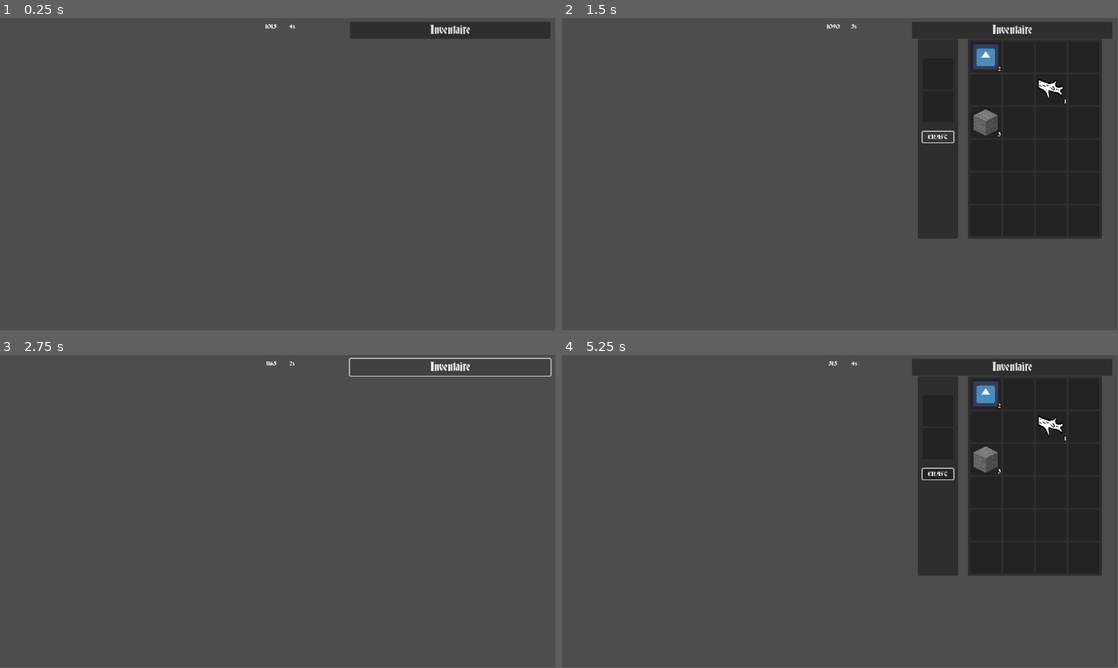
Above: before the commit, frames 1-4 (two rows, left to right).
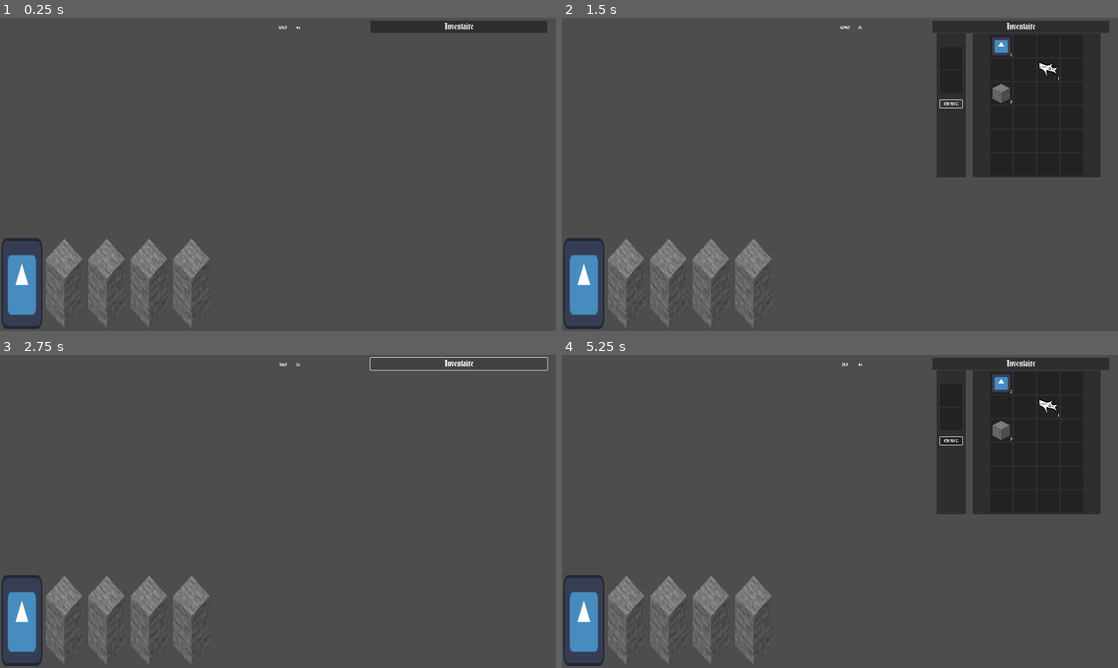
Above: after the commit, the same moments.

Repository: electron35/GMTK_Jam_Dunjunk_shop
Game: Godot game, scene res://GMTK_Jam/MainScene.tscn
The game is run twice, just before and just after one commit, with the same random seed, the same clock (stepped at 60 frames per second) and the same inputs. The engine's default icon, where the game draws it, is replaced by a stand-in: a white triangle on a blue panel in a dark square.
Inputs (mouse positions are in pixels of both pictures, inside the frame that each line leads up to):
- Up to frame 1 (0.25 s): no input
- Up to frame 2 (1.5 s): click "Inventaire" at 0.5 s; click "CRAFT" at 1.25 s
- Up to frame 3 (2.75 s): click "Inventaire" at 2 s
- Up to frame 4 (5.25 s): click "Inventaire" at 2.75 s; click "CRAFT" at 3.5 s; click "CRAFT" at 4.25 s; tap Enter at 5 s; move the mouse to (940, 411) at 5.02 s; click (940, 411) at 5.17 s
In our replay, the window is 799x449 before the commit and 800x450 after it. These sizes can differ from the game's own. Grey fills any space a smaller window leaves; there, only what the larger window draws over its background counts as a difference.

The runs differ from the first frame. In frame 1, 5.1% of the frame differs, in the area x 0-99%, y 0-100%; in frame 2, 15%; in frame 3, 4.7%; in frame 4, 15%.

Commit message:
Craft and Queue System

Diff:
--- a/GMTK_Jam/MainScene.tscn
+++ b/GMTK_Jam/MainScene.tscn
@@ -1,23 +1,24 @@
-[gd_scene load_steps=5 format=3 uid="uid://cymdplt8wijn3"]
+[gd_scene load_steps=6 format=3 uid="uid://cymdplt8wijn3"]
 
 [ext_resource type="Script" path="res://GMTK_Jam/MainScene.gd" id="1_csqij"]
 [ext_resource type="PackedScene" uid="uid://bopog6a2boi5e" path="res://GMTK_Jam/UIElement/MoneyUI.tscn" id="1_n71ok"]
 [ext_resource type="Theme" uid="uid://b23gfgab88oos" path="res://GMTK_Jam/Resources/theme.tres" id="2_a3b6q"]
 [ext_resource type="PackedScene" uid="uid://bd5rxguf277o2" path="res://GMTK_Jam/UIElement/CraftInventory.tscn" id="3_c8hd4"]
+[ext_resource type="PackedScene" uid="uid://c47gv16krga2d" path="res://GMTK_Jam/UIElement/stall_ui.tscn" id="5_1j3gn"]
 
 [node name="Scene" type="Node2D"]
 script = ExtResource("1_csqij")
 
 [node name="MoneyUI" parent="." instance=ExtResource("1_n71ok")]
-offset_left = 534.0
-offset_top = 1.0
-offset_right = 662.0
-offset_bottom = 34.0
+offset_left = 786.0
+offset_top = 11.0
+offset_right = 914.0
+offset_bottom = 44.0
 
 [node name="CraftingMenu" type="Button" parent="."]
-offset_left = 726.0
+offset_left = 1066.0
 offset_top = 8.0
-offset_right = 1142.0
+offset_right = 1575.0
 offset_bottom = 43.0
 theme = ExtResource("2_a3b6q")
 theme_override_font_sizes/font_size = 24
@@ -28,7 +29,17 @@
 layout_mode = 1
 offset_left = 12.0
 offset_top = 36.0
-offset_right = 192.592
-offset_bottom = 317.0
+offset_right = 232.883
+offset_bottom = 388.0
+
+[node name="StallUI" parent="." instance=ExtResource("5_1j3gn")]
+anchors_preset = 0
+anchor_top = 0.0
+anchor_bottom = 0.0
+offset_left = 4.0
+offset_top = 633.0
+offset_right = 597.0
+offset_bottom = 894.0
+grow_vertical = 1
 
 [connection signal="pressed" from="CraftingMenu" to="." method="_on_crafting_menu_pressed"]
--- a/GMTK_Jam/ScriptableObjects/Instances/Adventurers/Fighter.tres
+++ b/GMTK_Jam/ScriptableObjects/Instances/Adventurers/Fighter.tres
@@ -6,4 +6,3 @@
 script = ExtResource("1_35fwp")
 className = "Fighter"
 speed = 10
-puissance = 0
--- a/GMTK_Jam/ScriptableObjects/Instances/Items/Bow.tres
+++ b/GMTK_Jam/ScriptableObjects/Instances/Items/Bow.tres
@@ -1,6 +1,10 @@
-[gd_resource type="Resource" script_class="ItemData" load_steps=2 format=3 uid="uid://b2t6a48khcqhd"]
+[gd_resource type="Resource" script_class="ItemData" load_steps=3 format=3 uid="uid://b2t6a48khcqhd"]
 
-[ext_resource type="Script" path="res://GMTK_Jam/script/ItemResource.gd" id="1_fguvd"]
+[ext_resource type="Script" path="res://GMTK_Jam/script/data/item_data.gd" id="1_fguvd"]
+[ext_resource type="Texture2D" uid="uid://d2xtrvt7ft6st" path="res://GMTK_Jam/Resources/Stick_clip_art.svg" id="2_u6d5o"]
 
 [resource]
 script = ExtResource("1_fguvd")
+item_name = "Bow"
+quality = 1
+texture = ExtResource("2_u6d5o")
--- a/GMTK_Jam/ScriptableObjects/Instances/Items/Sword.tres
+++ b/GMTK_Jam/ScriptableObjects/Instances/Items/Sword.tres
@@ -1,6 +1,10 @@
-[gd_resource type="Resource" script_class="ItemData" load_steps=2 format=3 uid="uid://daa6yeyoxs2sm"]
+[gd_resource type="Resource" script_class="ItemData" load_steps=3 format=3 uid="uid://daa6yeyoxs2sm"]
 
-[ext_resource type="Script" path="res://GMTK_Jam/script/ItemResource.gd" id="1_ga86h"]
+[ext_resource type="Script" path="res://GMTK_Jam/script/data/item_data.gd" id="1_ga86h"]
+[ext_resource type="Texture2D" uid="uid://c8jnwm76caydf" path="res://icon.svg" id="2_2rq4x"]
 
 [resource]
 script = ExtResource("1_ga86h")
+item_name = "Sword"
+quality = 2
+texture = ExtResource("2_2rq4x")
--- a/GMTK_Jam/ScriptableObjects/Instances/Items/Wand.tres
+++ b/GMTK_Jam/ScriptableObjects/Instances/Items/Wand.tres
@@ -1,6 +1,10 @@
-[gd_resource type="Resource" script_class="ItemData" load_steps=2 format=3 uid="uid://dgk3kuobijlnf"]
+[gd_resource type="Resource" script_class="ItemData" load_steps=3 format=3 uid="uid://dgk3kuobijlnf"]
 
-[ext_resource type="Script" path="res://GMTK_Jam/script/ItemResource.gd" id="1_ppj5e"]
+[ext_resource type="Script" path="res://GMTK_Jam/script/data/item_data.gd" id="1_ppj5e"]
+[ext_resource type="Texture2D" uid="uid://by72hqpgishg6" path="res://GMTK_Jam/Resources/Stone.png" id="2_dota1"]
 
 [resource]
 script = ExtResource("1_ppj5e")
+item_name = "Wand"
+quality = 0
+texture = ExtResource("2_dota1")
--- /dev/null
+++ b/GMTK_Jam/ScriptableObjects/Instances/Stall.tres
@@ -0,0 +1,40 @@
+[gd_resource type="Resource" script_class="StallData" load_steps=10 format=3 uid="uid://160o4qgt1yri"]
+
+[ext_resource type="Script" path="res://GMTK_Jam/script/data/item_data.gd" id="1_ajgi6"]
+[ext_resource type="Script" path="res://GMTK_Jam/script/data/stall_data.gd" id="1_lolwr"]
+[ext_resource type="Texture2D" uid="uid://c8jnwm76caydf" path="res://icon.svg" id="2_sequt"]
+[ext_resource type="Texture2D" uid="uid://by72hqpgishg6" path="res://GMTK_Jam/Resources/Stone.png" id="3_go4pf"]
+
+[sub_resource type="Resource" id="Resource_254xs"]
+script = ExtResource("1_ajgi6")
+item_name = "Sword"
+quality = 5
+texture = ExtResource("2_sequt")
+
+[sub_resource type="Resource" id="Resource_tlj51"]
+script = ExtResource("1_ajgi6")
+item_name = "Wand"
+quality = 3
+texture = ExtResource("3_go4pf")
+
+[sub_resource type="Resource" id="Resource_jf0rv"]
+script = ExtResource("1_ajgi6")
+item_name = "Wand"
+quality = 3
+texture = ExtResource("3_go4pf")
+
+[sub_resource type="Resource" id="Resource_4j8vv"]
+script = ExtResource("1_ajgi6")
+item_name = "Wand"
+quality = 3
+texture = ExtResource("3_go4pf")
+
+[sub_resource type="Resource" id="Resource_o3qho"]
+script = ExtResource("1_ajgi6")
+item_name = "Wand"
+quality = 3
+texture = ExtResource("3_go4pf")
+
+[resource]
+script = ExtResource("1_lolwr")
+item_datas = Array[ExtResource("1_ajgi6")]([SubResource("Resource_254xs"), SubResource("Resource_tlj51"), SubResource("Resource_jf0rv"), SubResource("Resource_4j8vv"), SubResource("Resource_o3qho")])
--- a/GMTK_Jam/UIElement/CraftUI.gd
+++ b/GMTK_Jam/UIElement/CraftUI.gd
@@ -4,7 +4,14 @@
 var crafting_inventory = preload("res://GMTK_Jam/ScriptableObjects/Instances/MatInventory/CraftingGrid.tres")
 
 const Slot = preload("res://GMTK_Jam/UIElement/SlotUI.tscn")
+const Stall = preload("res://GMTK_Jam/ScriptableObjects/Instances/Stall.tres")
 
+#For now, it's the better way i found for getting the texture i need on crafted item
+const sword_const = preload("res://GMTK_Jam/ScriptableObjects/Instances/Items/Sword.tres")
+const wand_const  = preload("res://GMTK_Jam/ScriptableObjects/Instances/Items/Wand.tres")
+const bow_const   = preload("res://GMTK_Jam/ScriptableObjects/Instances/Items/Bow.tres")
+
+const sword_text = "res://icon.svg"
 
 func set_inventory_data(inventory_data: InventoryData):
 	inventory_data.inventory_updated.connect(on_inventory_update)
@@ -26,11 +33,9 @@
 func _on_button_pressed():
 	var slot1
 	var slot2
-	var crafting_array: Array[String]
+	var crafting_array: Array[String] = []
 	var quality = 0
 	var craft_type = ""
-
-	var craft_is_valide: bool = false
 
 	if crafting_grid.get_child(0):
 		slot1 = crafting_grid.get_child(0)
@@ -50,10 +55,23 @@
 			craft_type = "Wand"
 
 		if craft_type != "":
-			quality = slot1.quality + slot2.quality
+			var item_to_send: ItemData = ItemData.new()
 
-			print("%s of quality %x" % [craft_type,quality])
+			#I hope i can clean that too later
+			match (craft_type):
+				"Sword":
+					item_to_send.texture = sword_const.texture
+				"Bow":
+					item_to_send.texture = bow_const.texture
+				"Wand":
+					item_to_send.texture = wand_const.texture
+
+			item_to_send.item_name = craft_type
+			item_to_send.quality = slot1.quality + slot2.quality
+
+			print("%s of quality %x" % [item_to_send.item_name,item_to_send.quality])
 			crafting_array.clear()
 			for child in crafting_grid.get_children():
 				child.queue_free()
 			crafting_inventory.empty()
+			Stall.add(item_to_send)
--- a/GMTK_Jam/UIElement/InventoryUI.tscn
+++ b/GMTK_Jam/UIElement/InventoryUI.tscn
@@ -16,9 +16,9 @@
 
 [node name="MarginContainer" type="MarginContainer" parent="."]
 layout_mode = 2
-theme_override_constants/margin_left = 5
+theme_override_constants/margin_left = 50
 theme_override_constants/margin_top = 5
-theme_override_constants/margin_right = 5
+theme_override_constants/margin_right = 50
 theme_override_constants/margin_bottom = 5
 
 [node name="ItemGrid" type="GridContainer" parent="MarginContainer"]
--- /dev/null
+++ b/GMTK_Jam/UIElement/ItemSlotUI.tscn
@@ -0,0 +1,29 @@
+[gd_scene load_steps=4 format=3 uid="uid://bylnkaiey0hdw"]
+
+[ext_resource type="Script" path="res://GMTK_Jam/script/ItemSlotUI.gd" id="1_5vk8e"]
+[ext_resource type="Texture2D" uid="uid://c8jnwm76caydf" path="res://icon.svg" id="1_6nfc1"]
+
+[sub_resource type="StyleBoxFlat" id="StyleBoxFlat_0vfkx"]
+bg_color = Color(0.6, 0.6, 0.6, 0)
+
+[node name="ItemSlotUI" type="PanelContainer"]
+custom_minimum_size = Vector2(118, 0)
+anchors_preset = 15
+anchor_right = 1.0
+anchor_bottom = 1.0
+offset_right = -1033.0
+offset_bottom = -276.0
+grow_horizontal = 2
+grow_vertical = 2
+size_flags_horizontal = 3
+size_flags_vertical = 3
+theme_override_styles/panel = SubResource("StyleBoxFlat_0vfkx")
+script = ExtResource("1_5vk8e")
+
+[node name="MarginContainer" type="MarginContainer" parent="."]
+layout_mode = 2
+
+[node name="TextureRect" type="TextureRect" parent="MarginContainer"]
+layout_mode = 2
+texture = ExtResource("1_6nfc1")
+expand_mode = 1
--- /dev/null
+++ b/GMTK_Jam/UIElement/stall_ui.tscn
@@ -0,0 +1,19 @@
+[gd_scene load_steps=2 format=3 uid="uid://c47gv16krga2d"]
+
+[ext_resource type="Script" path="res://GMTK_Jam/script/stall_ui.gd" id="1_ssp50"]
+
+[node name="StallUI" type="MarginContainer"]
+anchors_preset = 2
+anchor_top = 1.0
+anchor_bottom = 1.0
+offset_left = -3.0
+offset_top = -378.0
+offset_right = 908.0
+grow_vertical = 0
+size_flags_horizontal = 3
+size_flags_vertical = 3
+script = ExtResource("1_ssp50")
+
+[node name="StallBox" type="HBoxContainer" parent="."]
+layout_mode = 2
+size_flags_horizontal = 0
--- a/GMTK_Jam/script/CraftInventory.gd
+++ b/GMTK_Jam/script/CraftInventory.gd
@@ -15,7 +15,7 @@
 	Inventory.inventory_interact.connect(on_inventory_interact)
 	CraftingSlot.inventory_interact.connect(on_inventory_interact)
 
-func _process(delta):
+func _process(_delta):
 	if grabbed_slot.visible:
 		grabbed_slot.global_position = get_global_mouse_position() + Vector2(5,5)
 
--- a/GMTK_Jam/script/ItemResource.gd
+++ /dev/null
@@ -1,2 +0,0 @@
-class_name ItemData
-extends Resource
--- /dev/null
+++ b/GMTK_Jam/script/ItemSlotUI.gd
@@ -0,0 +1,13 @@
+extends PanelContainer
+
+@export var item_name = ""
+@export var quality: int = 0
+@onready var texture_rect = $MarginContainer/TextureRect
+
+var item_reference: ItemData
+
+func set_slot_data(item : ItemData):
+	item_reference = item
+	item_name=item.item_name
+	texture_rect.texture = item.texture
+	quality = item.quality
--- a/GMTK_Jam/script/MoneyUI.gd
+++ b/GMTK_Jam/script/MoneyUI.gd
@@ -5,7 +5,7 @@
 func _ready():
 	$SplitBox/Timer/Time.wait_time = wait_time
 
-func _process(delta):
+func _process(_delta):
 	Main.money += 1
 	$SplitBox/Timer.text = str(int($SplitBox/Timer/Time.time_left)) + "s"
 	$SplitBox/Money.text = str(Main.money)
--- a/GMTK_Jam/script/data/inventory_data.gd
+++ b/GMTK_Jam/script/data/inventory_data.gd
@@ -28,7 +28,6 @@
 		return null
 
 func empty():
-	slot_datas
 	for index in range(0,slot_datas.size()):
 		slot_datas[index] = null
 		inventory_updated.emit(self)
--- /dev/null
+++ b/GMTK_Jam/script/data/item_data.gd
@@ -0,0 +1,6 @@
+class_name ItemData
+extends Resource
+
+@export var item_name: String = ""
+@export var quality: int = 0
+@export var texture: Texture = null
--- /dev/null
+++ b/GMTK_Jam/script/data/stall_data.gd
@@ -0,0 +1,14 @@
+class_name StallData
+extends Resource
+
+
+
+const MAX_SIZE:int = 5
+signal update_stall(stallData : StallData)
+@export var item_datas: Array[ItemData]
+
+func add(item):
+	if (item_datas.size()>=MAX_SIZE):
+		item_datas.pop_front()
+	item_datas.append(item)
+	update_stall.emit(self)
--- /dev/null
+++ b/GMTK_Jam/script/stall_ui.gd
@@ -0,0 +1,23 @@
+extends MarginContainer
+
+var Stall = preload("res://GMTK_Jam/ScriptableObjects/Instances/Stall.tres")
+
+const Slot = preload("res://GMTK_Jam/UIElement/ItemSlotUI.tscn")
+@onready var stall_box = $StallBox
+func _ready():
+	populate_stall(Stall)
+	Stall.update_stall.connect(on_stall_update)
+
+func populate_stall(stall_data: StallData):
+	for child in stall_box.get_children():
+		child.queue_free()
+
+	for item_data in stall_data.item_datas:
+		var slot = Slot.instantiate()
+		stall_box.add_child(slot)
+
+		if item_data:
+			slot.set_slot_data(item_data)
+
+func on_stall_update(stall_data: StallData):
+	populate_stall(stall_data)
--- a/project.godot
+++ b/project.godot
@@ -19,6 +19,11 @@
 
 Main="*res://GMTK_Jam/script/Main.gd"
 
+[display]
+
+window/size/viewport_width=1600
+window/size/viewport_height=900
+
 [rendering]
 
 renderer/rendering_method="gl_compatibility"
Renamed: GMTK_Jam/sprite/WaF_Line.png -> GMTK_Jam/Resources/sprite/WaF_Line.png
Not shown, changed: GMTK_Jam/Resources/sprite/WaF_Line.png.import
Not shown: 1 places in GMTK_Jam/ScriptableObjects/Instances/MatInventory/Inventory.tres that only renumber resources
Not shown, added: GMTK_Jam/UIElement/sta8DD2.tmp
